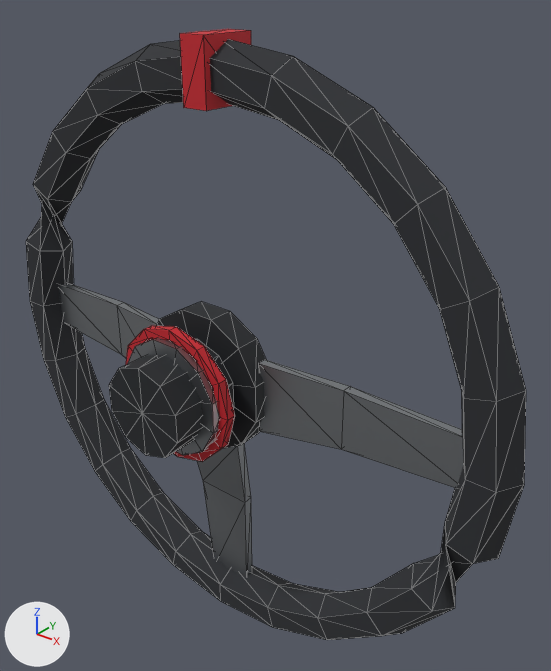
Renders of the glTF model assets/parts/interior/quick_release_wheel/hana_roadster.glb from each side of a commit.
Both versions are drawn from a camera (50 mm lens) standing at (0.284, -0.237, 0.224) and looking at (0.021, 0.092, 0.019). Arrows for +X, +Y and +Z are at lower left; the lights stay in place. The picture after the commit comes second. Mesh edges are drawn as thin lines. Vertices at exactly the same position are counted once.

Objects in the first picture: 'model'.
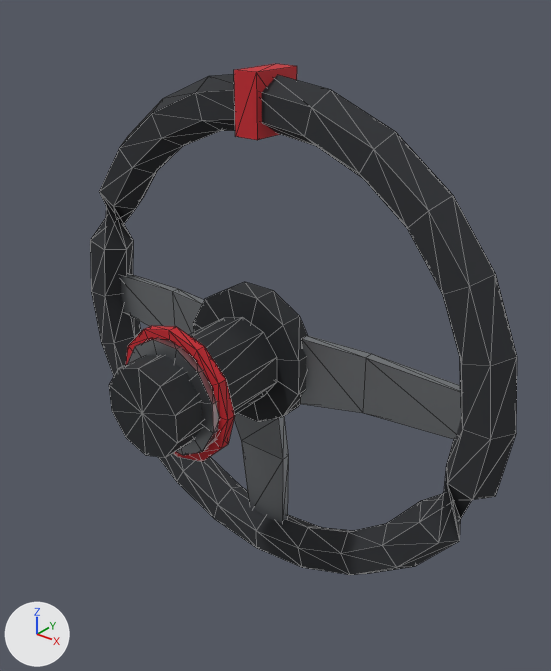
The change, as a diff of the scene's bpy script:
```diff
--- a/assets/parts/interior/quick_release_wheel/hana_roadster.glb.py
+++ b/assets/parts/interior/quick_release_wheel/hana_roadster.glb.py
@@ me_model @@
 # used by ob_model
-me_model.from_pydata(...)  # 340 vertices, 652 faces; spans x -0.99..0.99, y -0.23..0.23, z -1.0..1.0
+me_model.from_pydata(...)  # 340 vertices, 652 faces; spans x -0.99..0.99, y -0.37..0.37, z -1.0..1.0
+# me_model part 1: the loose piece of 26 vertices spanning x -0.18..0.18, y -0.13..-0.05, z -0.19..0.18 is scaled about its middle by 1.12, then moved by (0.0, -0.13, 0.0)
+# me_model part 2: the loose piece of 48 vertices spanning x -0.22..0.22, y -0.1..-0.07, z -0.22..0.21 is scaled about its middle by 1.12, then moved by (0.0, -0.13, 0.0)
+# me_model part 3: the loose piece of 8 vertices spanning x -0.04..0.04, y 0.04..0.23, z 0.81..1.0 is scaled about its middle by 1.12, then moved by (0.0, 0.13, -0.01)
+# me_model part 4: 258 of 340 vertices moved; they spanned x -0.99..0.99, y -0.23..0.21, z -1.0..0.99 and now span x -0.99..0.99, y -0.37..0.35, z -1.0..0.99; mean shift (0.0, 0.12, 0.0); largest move (0.0, -0.23, -0.15) -> (0.0, -0.37, -0.17)
 me_model.materials.append(mat_car_atlas)
@@ ob_model @@
 ob_model.parent = ob_quick_release_wheel
-ob_model.location = (0.0, 0.044, 0.001)
-ob_model.scale = (0.192, 0.192, 0.192)
+ob_model.location = (0.0, 0.064, 0.001)
+ob_model.scale = (0.171, 0.171, 0.171)
```

Changed parts and their boxes [x1, y1, x2, y2] in the pictures (551 x 671 px; the box of a moved part takes in the faces that stretch with it):
'model', reshaped, moved, rescaled (15% narrower, 16% shorter): before [26, 29, 526, 640]; after [90, 64, 517, 575]
part 1 of me_model, moved or reshaped: [127, 338, 219, 455] in both
part 2 of me_model, moved or reshaped: [126, 326, 235, 462] in both
part 3 of me_model, moved or reshaped: before [180, 29, 251, 111]; after [234, 64, 297, 140]
part 4 of me_model, moved or reshaped: before [26, 39, 526, 640]; after [90, 74, 517, 575]
